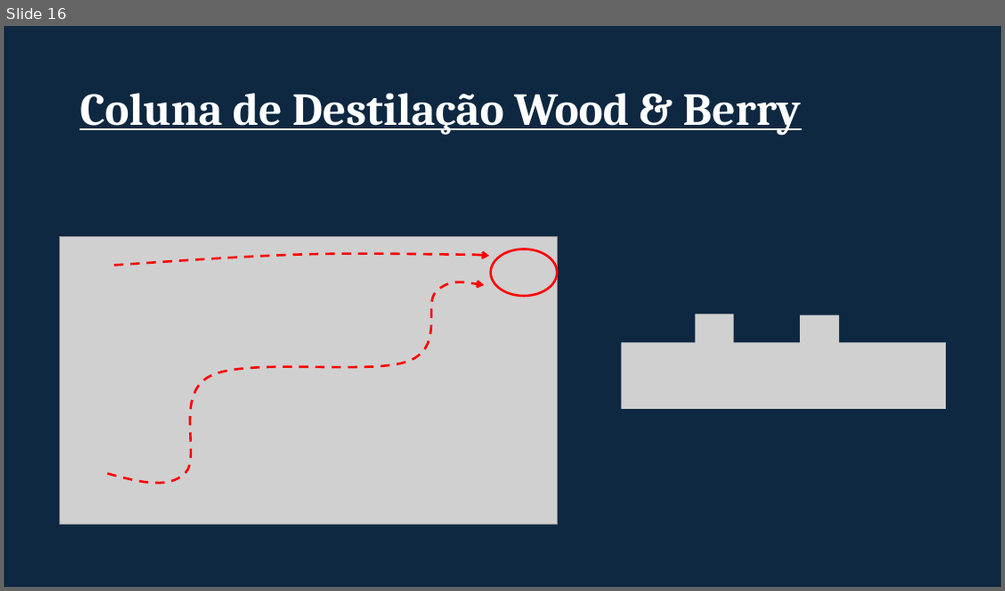
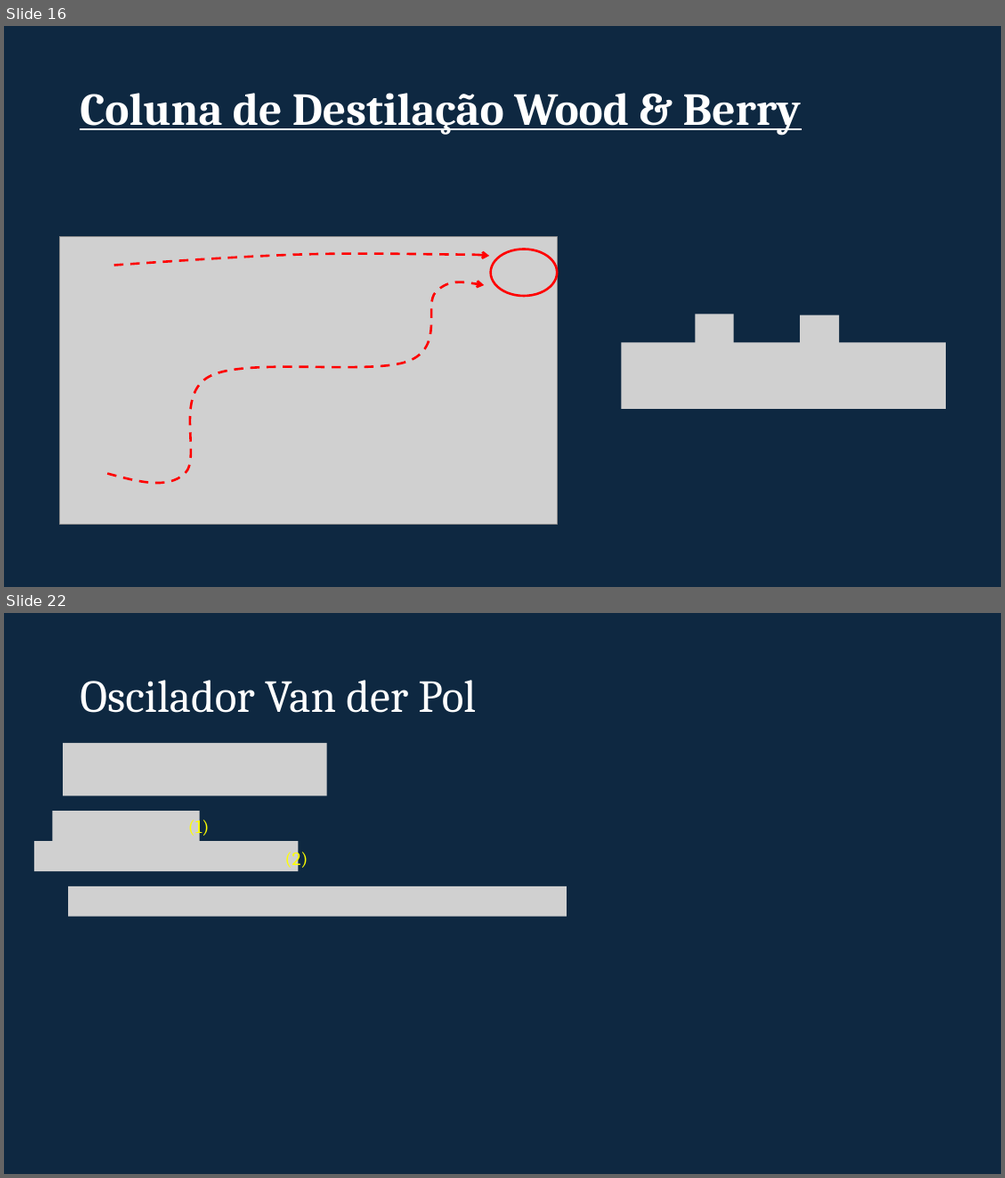
Before and after one commit to sergioacg/simulink-ep, a slide deck: Simulink.pptx. Shown one above the other, each under a label of ours: slide 16 before the commit, slides 16 and 22 after it; the slides between them are not shown. The pictures are 1005x591 and 1005x1178 pixels, drawn with LibreOffice and Linux fonts; fonts in the diff are those of the drawing; grey boxes stand for pictures; background and template pictures are left out. Boxes give left, top, right and bottom in pixels: in the first picture for what was removed or moved away, otherwise in the second. Text is boxed around its words. In the diff, an @@ line names an element or a change of style, - is before the commit and + after.

```diff
--- a/Simulink.pptx
+++ b/Simulink.pptx
@@ slide 22 added at [4,613,1001,1174], background #0E2841 @@
@@ title added at [80,680,476,713], 44 pt, text #FFFFFF @@
+Oscilador Van der Pol
@@ picture added at [63,743,327,796] @@
@@ picture added at [53,811,200,840] @@
@@ text added at [188,815,210,837], 18 pt, text #FFFF00 @@
+(1)
@@ picture added at [34,841,298,872] @@
@@ text added at [285,847,308,869], 18 pt, text #FFFF00 @@
+(2)
@@ picture added at [68,886,567,916] @@
```
Also in this commit, not shown: 3 other slides added, 10 other files.
